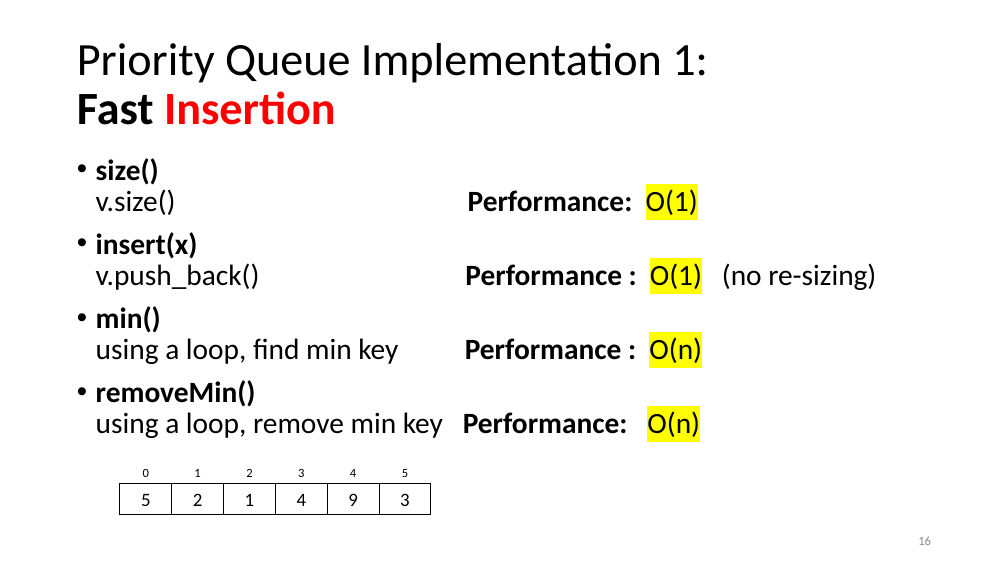
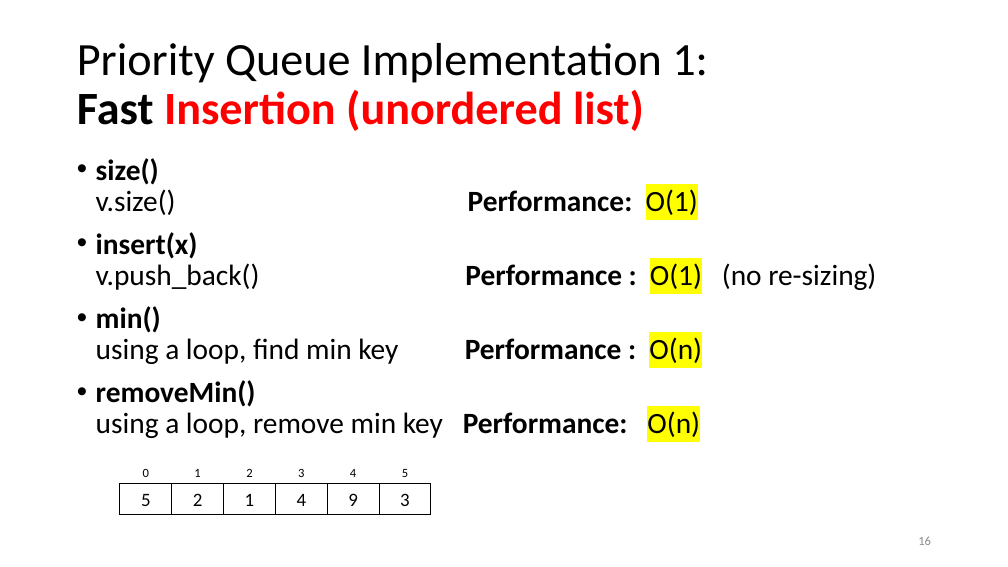
Before and after one commit to tjd1234/cmpt225fall2023, a slide deck: slide 16 of lecture_notes/week7/week7_priority_queues.pptx. Drawn at 1008x567 pixels with LibreOffice and Linux fonts; fonts in the diff are those of the drawing. Boxes give left, top, right and bottom in pixels: in the first picture for what was removed or moved away, otherwise in the second. Text is boxed around its words. In the diff, an @@ line names an element or a change of style, - is before the commit and + after.

```diff
--- a/lecture_notes/week7/week7_priority_queues.pptx
+++ b/lecture_notes/week7/week7_priority_queues.pptx
@@ title at <box>77,43,708,131</box>: text changed @@
-Priority Queue Implementation 1:
-Fast Insertion
+Priority Queue Implementation 1:
+Fast Insertion (unordered list)
```
Also in this commit, not shown: 16 other slides changed, 1 other file.
